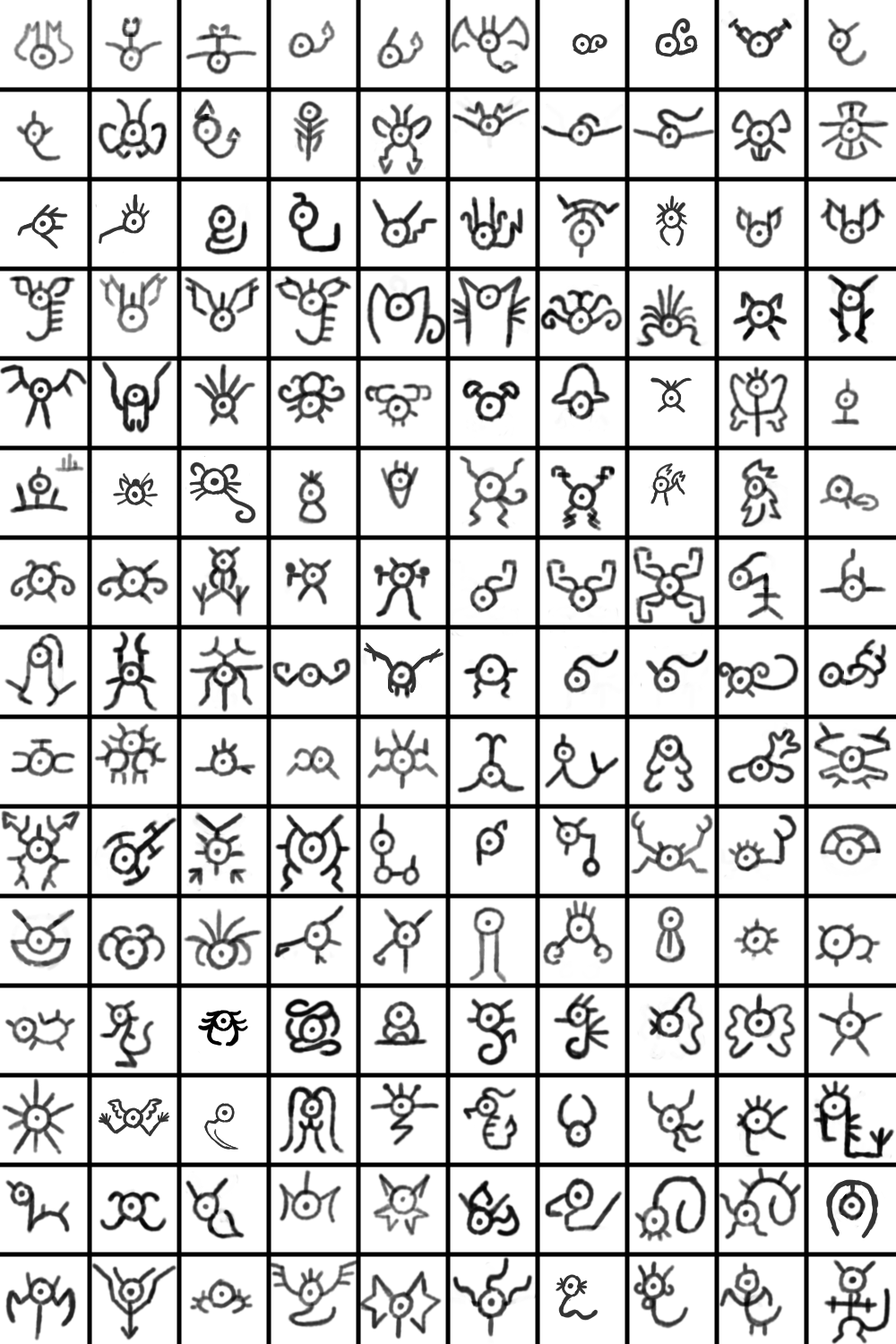
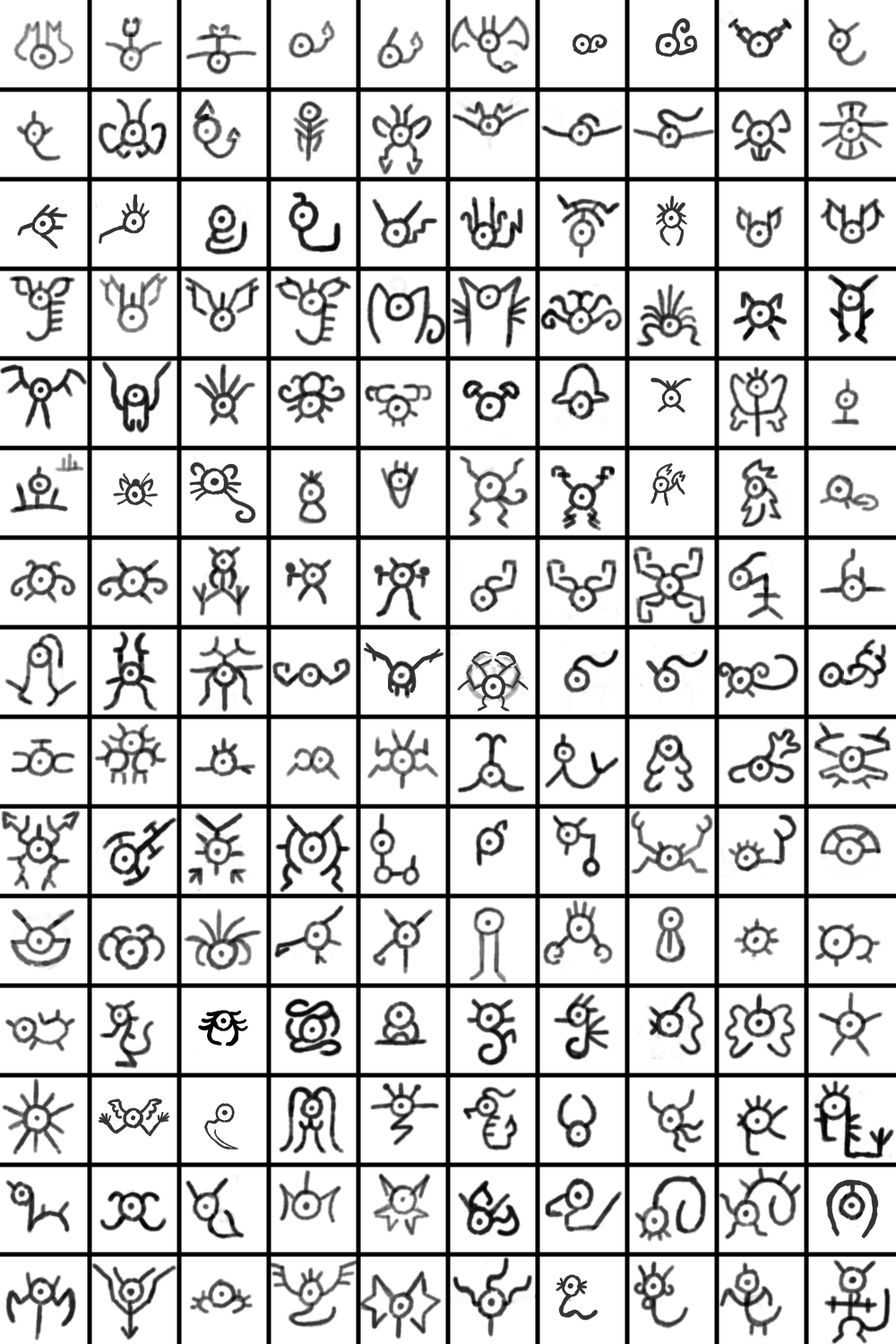
Layered file, before and after one edit (896 x 1344). Changes by layer:
painted on "Paint Layer 1" over [456, 632, 529, 712]
